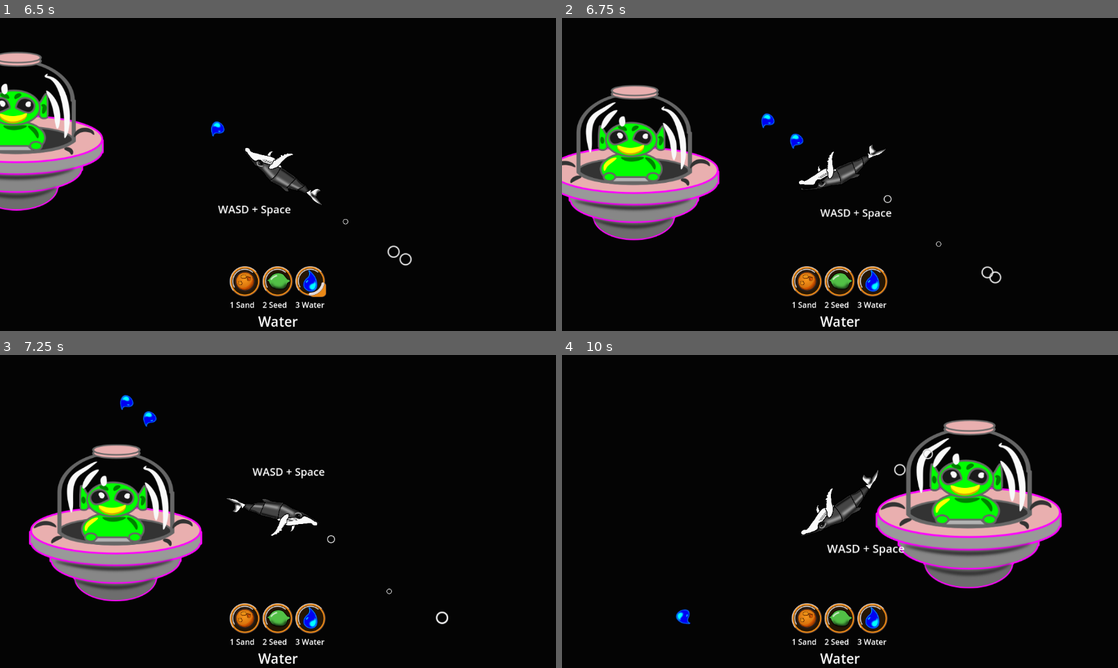
Above: before the commit, frames 1-4 (two rows, left to right).
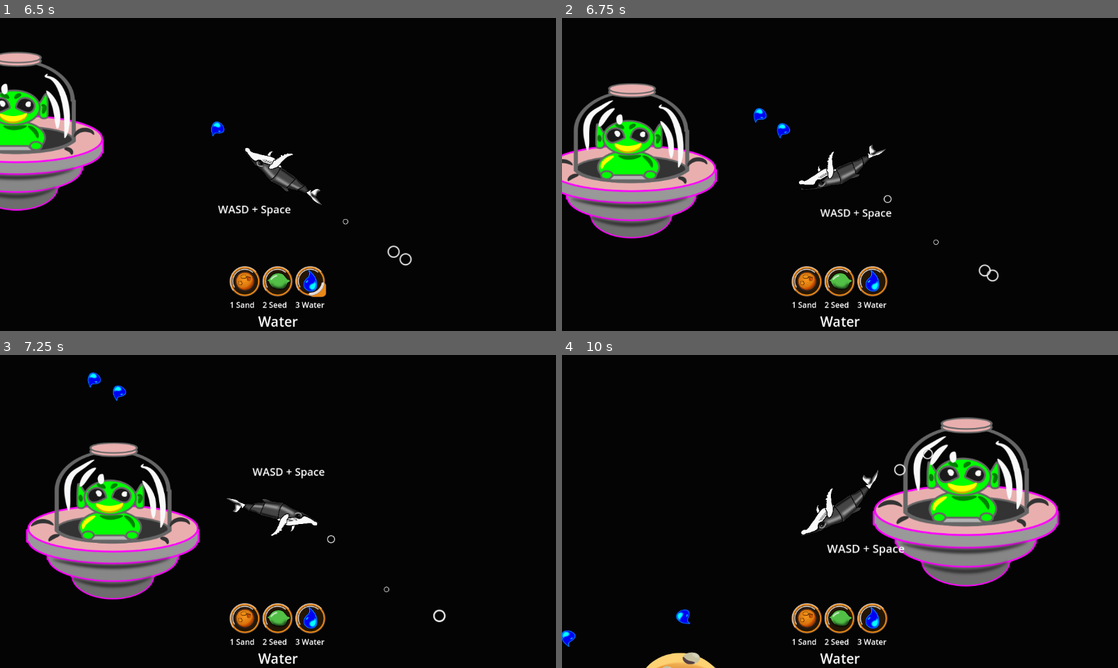
Above: after the commit, the same moments.

Repository: plexsoup/GWJ77-Metamorphosis
Game: Godot game, scene res://main.tscn
Two runs of this game, one before a commit and one after it. Both use one fixed random seed, a clock stepped at 60 frames per second and the inputs below.
Inputs (mouse positions are in pixels of both pictures, inside the frame that each line leads up to):
- Up to frame 1 (6.5 s): click "Play" at 0.5 s; click (244, 280) at 1.25 s; click (278, 280) at 2 s; click (311, 280) at 2.75 s; hold D (rotate_right) 3.53-4.28 s; hold Space (shoot) 3.53-4.28 s; hold A (rotate_left) 4.28-5.03 s; tap Space (shoot) at 4.35, 5.85 s; hold D (rotate_right) 5.03-5.78 s; hold Space (shoot) 5.03-5.78 s; hold W (move_forward) from 5.78 s (still down)
- Up to frame 2 (6.75 s): release W (move_forward) at 6.53 s; hold A (rotate_left) from 6.53 s (still down); hold Space (shoot) from 6.53 s (still down)
- Up to frame 3 (7.25 s): keep holding A (rotate_left); keep holding Space (shoot)
- Up to frame 4 (10 s): release Space (shoot) at 7.28 s; tap Space (shoot) at 7.35, 8.85 s; hold Space (shoot) 8.03-8.78 s; release A (rotate_left) at 8.78 s; hold D (rotate_right) 8.78-9.53 s; hold W (move_forward) from 9.53 s (still down); hold Space (shoot) from 9.53 s (still down)

Frame 1 is identical in both runs. In frame 2, 5.5% of the frame differs, in the area x 0-80%, y 20-85%; in frame 3, 5.8%; in frame 4, 6.7%, in the area x 0-90%, y 19-100%.

Commit message:
asteroids

Diff:
--- /dev/null
+++ b/Objects/asteroid.gd
@@ -0,0 +1,27 @@
+extends RigidBody2D
+
+var max_length = 50
+var velocity = Vector2(0, 0)
+var trail_points : Array = []
+var last_pos : Vector2
+
+
+func _ready() -> void:
+	velocity.x = randf_range(-20, 50)
+	velocity.y = randf_range(-10, 10)
+	velocity *= randf_range(5.0, 10.0)
+	linear_velocity = velocity
+
+# Called every frame. 'delta' is the elapsed time since the previous frame.
+func _process(_delta: float) -> void:
+	pass # let the physics engine handle asteroid movement
+
+func update_comet_trail():
+
+	#$CometTrail.points[1] = -linear_velocity * 1.25
+	$CometTrail.points[1] = (last_pos - global_position) * 5.0
+	last_pos = global_position
+	#$Sprite2D.rotation = linear_velocity.angle()
+
+func _on_trail_process_timer_timeout() -> void:
+	update_comet_trail()
--- /dev/null
+++ b/Objects/asteroid.tscn
@@ -0,0 +1,58 @@
+[gd_scene load_steps=8 format=3 uid="uid://clxo3y0u8lscw"]
+
+[ext_resource type="Script" path="res://Objects/asteroid.gd" id="1_bnldr"]
+[ext_resource type="Texture2D" uid="uid://c1uoopcgkkl0k" path="res://assets/images/asteroid.png" id="1_cpea1"]
+[ext_resource type="PackedScene" uid="uid://by12awp5qpoce" path="res://Components/autolevel_rotation.tscn" id="2_uwr0e"]
+
+[sub_resource type="Curve" id="Curve_tw661"]
+max_value = 12.0
+_data = [Vector2(0, 8.94479), 0.0, 0.0, 0, 0, Vector2(1, 0.00565577), 0.0, 0.0, 0, 0]
+point_count = 2
+
+[sub_resource type="Gradient" id="Gradient_r80fw"]
+offsets = PackedFloat32Array(0, 0.132353, 1)
+colors = PackedColorArray(0.52549, 0.643137, 0.827451, 0.368627, 0.588235, 0.690196, 0.85098, 1, 1, 1, 1, 1)
+
+[sub_resource type="CapsuleShape2D" id="CapsuleShape2D_at70a"]
+radius = 62.9542
+height = 183.99
+
+[sub_resource type="ParticleProcessMaterial" id="ParticleProcessMaterial_uy44v"]
+particle_flag_disable_z = true
+emission_shape = 3
+emission_box_extents = Vector3(1, 76, 1)
+inherit_velocity_ratio = 0.676
+direction = Vector3(-1, 0, 0)
+initial_velocity_max = 87.56
+gravity = Vector3(0, 0, 0)
+
+[node name="Asteroid" type="RigidBody2D" groups=["asteroids"]]
+mass = 30.0
+script = ExtResource("1_bnldr")
+
+[node name="CometTrail" type="Line2D" parent="."]
+points = PackedVector2Array(0, 0, -256, 0)
+width_curve = SubResource("Curve_tw661")
+gradient = SubResource("Gradient_r80fw")
+
+[node name="autolevel_rotation" parent="CometTrail" instance=ExtResource("2_uwr0e")]
+
+[node name="Sprite2D" type="Sprite2D" parent="."]
+position = Vector2(0, -1)
+scale = Vector2(0.5, 0.5)
+texture = ExtResource("1_cpea1")
+offset = Vector2(0, 2)
+
+[node name="CollisionShape2D" type="CollisionShape2D" parent="."]
+rotation = 1.58137
+shape = SubResource("CapsuleShape2D_at70a")
+
+[node name="GPUParticles2D" type="GPUParticles2D" parent="."]
+position = Vector2(-69, 1)
+process_material = SubResource("ParticleProcessMaterial_uy44v")
+
+[node name="TrailProcessTimer" type="Timer" parent="."]
+wait_time = 0.33
+autostart = true
+
+[connection signal="timeout" from="TrailProcessTimer" to="." method="_on_trail_process_timer_timeout"]
--- a/Objects/space_ship.gd
+++ b/Objects/space_ship.gd
@@ -8,7 +8,7 @@
 var speed = 200
 var amplitude = 128
 var frequency = randf_range(0.003, 0.01)
-var start_y : int
+var start_y : float
 
 enum states { IDLE, SEEKING, BEAMING, FIGHTING, DYING, DEAD }
 var state = states.IDLE
--- a/solar_system.tscn
+++ b/solar_system.tscn
@@ -1,10 +1,11 @@
-[gd_scene load_steps=8 format=3 uid="uid://bnciv3ns4hnpe"]
+[gd_scene load_steps=9 format=3 uid="uid://bnciv3ns4hnpe"]
 
 [ext_resource type="PackedScene" uid="uid://1xo8d3t1gu6t" path="res://Objects/planet.tscn" id="1_a81uj"]
 [ext_resource type="Script" path="res://solar_system.gd" id="1_rltww"]
 [ext_resource type="PackedScene" uid="uid://c44n3b33v6mob" path="res://space_whale.tscn" id="2_r6gnl"]
 [ext_resource type="PackedScene" uid="uid://bb8wgqut4ydhh" path="res://Objects/sun.tscn" id="3_0y0nq"]
 [ext_resource type="PackedScene" uid="uid://dp667gm1sla5" path="res://Objects/space_ship.tscn" id="5_pcv3k"]
+[ext_resource type="PackedScene" uid="uid://clxo3y0u8lscw" path="res://Objects/asteroid.tscn" id="6_u4fsu"]
 
 [sub_resource type="Gradient" id="Gradient_2mr25"]
 offsets = PackedFloat32Array(0, 0.432971, 0.550725)
@@ -62,3 +63,17 @@
 
 [node name="SpaceShip2" parent="Aliens" instance=ExtResource("5_pcv3k")]
 position = Vector2(665, -410)
+
+[node name="Asteroids" type="Node2D" parent="."]
+
+[node name="Asteroid" parent="Asteroids" instance=ExtResource("6_u4fsu")]
+position = Vector2(-404, 421)
+
+[node name="Asteroid2" parent="Asteroids" instance=ExtResource("6_u4fsu")]
+position = Vector2(-261, 31)
+
+[node name="Asteroid3" parent="Asteroids" instance=ExtResource("6_u4fsu")]
+position = Vector2(-181, -324)
+
+[node name="Asteroid4" parent="Asteroids" instance=ExtResource("6_u4fsu")]
+position = Vector2(38, 874)
--- a/space_whale.gd
+++ b/space_whale.gd
@@ -13,10 +13,10 @@
 var projectile_charge : float = 500.0 # speed to eject particles out of cannon
 var projectile_jitter : float = 0.2 # radians of aim deviation
 
-enum states { FLYING, LANDED }
+enum states { FLYING, SWIMMING, DYING, DEAD }
 var state = states.FLYING
 
-
+var contacts : Array = []
 
 # Called when the node enters the scene tree for the first time.
 func _ready() -> void:
@@ -24,14 +24,24 @@
 	Globals.current_hud.material_changed.connect(_on_material_changed)
 	Globals.current_hud.hud_ready.connect(_on_hud_ready)
 
-	$Legs.hide()
 
 # Called every frame. 'delta' is the elapsed time since the previous frame.
-func _process(delta: float) -> void:
+func _physics_process(delta: float) -> void:
 	if state == states.FLYING:
 		rotate_whale(delta)
 		apply_thrust(delta)
 		push_particles(velocity)
+
+func _integrate_forces(state: PhysicsDirectBodyState2D) -> void:
+	# Fill contacts array with [object, location, normal]
+	contacts.clear()
+	var num_contacts = state.get_contact_count()
+	if num_contacts > 0:
+		for i in range(num_contacts):
+			var c_object = state.get_contact_collider_object(i)
+			var c_location = state.get_contact_collider_position(i)
+			var c_normal = state.get_contact_local_normal(i)
+			contacts.push_back([c_object, c_location, c_normal])
 
 
 func rotate_whale(delta):
@@ -53,32 +63,40 @@
 	var collision : KinematicCollision2D = move_and_collide(_remaining_velocity)
 	var mass = 25.0
 	if collision:
-		var collider = collision.get_collider()
-		if collider.is_in_group("particles"):
-			#move_through_particles(_remaining_velocity)
+		var collider : PhysicsBody2D = collision.get_collider()
+		if collider is RigidBody2D and collider.is_in_group("particles") or collider.is_in_group("asteroids"):
+			var normal = collision.get_normal()
+			var location = collision.get_position()
 			var push_force = 10.0 * thrust * mass
-			collider.apply_central_impulse(-1*collision.get_normal()*push_force)
+			#collider.apply_central_impulse(-1*collision.get_normal()*push_force)
 
+			# Calculate the push direction (weighted average of velocity and normal)
+			var velocity_direction = _remaining_velocity.normalized()
+			var push_direction = (velocity_direction - normal).normalized()
 
+			#collider.apply_impulse(normal * push_force, location)
+			collider.apply_impulse(push_direction * push_force, location)
 
-func land_on_planet(collider):
-	velocity = Vector2.ZERO
-	state = states.LANDED
-	look_at(collider.owner.global_position)
-	rotate(PI)
-	$Legs.show()
-
-func take_off():
-	state = states.FLYING
-	$Legs.hide()
-
+#func push_particles(_remaining_velocity):
+		#var collision : KinematicCollision2D = move_and_collide(_remaining_velocity)
+		#
+		#if collision:
+				#var collider : PhysicsBody2D = collision.get_collider()
+				#if collider is RigidBody2D and (collider.is_in_group("particles") or collider.is_in_group("asteroids")):
+						#var normal = collision.get_normal()
+						#var collision_point = collision.get_position()
+						#
+						## Use the velocity direction as the push direction
+						#var push_direction = _remaining_velocity.normalized()
+						#var push_force = 10.0 * thrust  # Adjust multiplier as needed
+						#
+						## Apply the force at the point of collision
+						#collider.apply_force(push_direction * push_force, collision_point - collider.global_position)
+	#
 func _unhandled_input(_event: InputEvent) -> void:
-	if state in [ states.FLYING, states.LANDED ]:
+	if state in [ states.FLYING ]:
 		if Input.is_action_pressed("shoot"):
 			shoot()
-	if state == states.LANDED:
-		if Input.is_action_just_pressed("move_forward"):
-			take_off()
 
 func shoot():
 	var current_time = Time.get_ticks_msec()
@@ -108,14 +126,6 @@
 		new_projectile.linear_velocity = 1.0 * dir_vector * projectile_charge
 
 
-func _on_biosphere_detector_area_entered(area: Area2D) -> void:
-	if area.owner.is_in_group("planets"):
-		current_planet = area.owner
-
-func _on_biosphere_detector_area_exited(area: Area2D) -> void:
-	if area.owner == current_planet:
-		current_planet = null
-
 func _on_material_changed(new_material):
 	current_material = new_material
 
--- a/space_whale.tscn
+++ b/space_whale.tscn
@@ -8,9 +8,6 @@
 [ext_resource type="AudioStream" uid="uid://5a3pxucaumxv" path="res://assets/audio/mouth/phoo.wav" id="6_cnh1l"]
 [ext_resource type="AudioStream" uid="uid://b24te5ylbeuad" path="res://assets/audio/mouth/phu.wav" id="7_k043m"]
 [ext_resource type="AudioStream" uid="uid://c1dqsungt3c5w" path="res://assets/audio/mouth/whoo.wav" id="8_o20dp"]
-
-[sub_resource type="RectangleShape2D" id="RectangleShape2D_3gcg5"]
-size = Vector2(72, 72)
 
 [sub_resource type="CapsuleShape2D" id="CapsuleShape2D_rxdwf"]
 radius = 23.0
@@ -248,20 +245,10 @@
 [node name="Muzzle" type="Marker2D" parent="."]
 position = Vector2(83, 6)
 
-[node name="BiosphereDetector" type="Area2D" parent="."]
-position = Vector2(-41, 2)
-
-[node name="CollisionShape2D" type="CollisionShape2D" parent="BiosphereDetector"]
-position = Vector2(41, -2)
-shape = SubResource("RectangleShape2D_3gcg5")
-
 [node name="CollisionShape2D" type="CollisionShape2D" parent="."]
 position = Vector2(9, 2)
 rotation = 1.5708
 shape = SubResource("CapsuleShape2D_rxdwf")
-
-[node name="Legs" type="Polygon2D" parent="."]
-polygon = PackedVector2Array(-98, -63, -52, -55, -28, -16, -29, 17, -49, 55, -94, 71, -95, 54, -62, 33, -51, 12, -98, 7, -98, -10, -54, -14, -64, -44, -96, -49)
 
 [node name="Camera2D" parent="." instance=ExtResource("2_ktu2y")]
 
@@ -372,6 +359,4 @@
 texture = SubResource("GradientTexture2D_b7bhh")
 lifetime = 2.0
 
-[connection signal="area_entered" from="BiosphereDetector" to="." method="_on_biosphere_detector_area_entered"]
-[connection signal="area_exited" from="BiosphereDetector" to="." method="_on_biosphere_detector_area_exited"]
 [connection signal="animation_finished" from="AnimationPlayer" to="." method="_on_animation_player_animation_finished"]
Binary file added: assets/images/asteroid.png
Not shown, added: assets/images/asteroid.png.import
Not shown: 1 places in space_whale.tscn that only renumber resources
